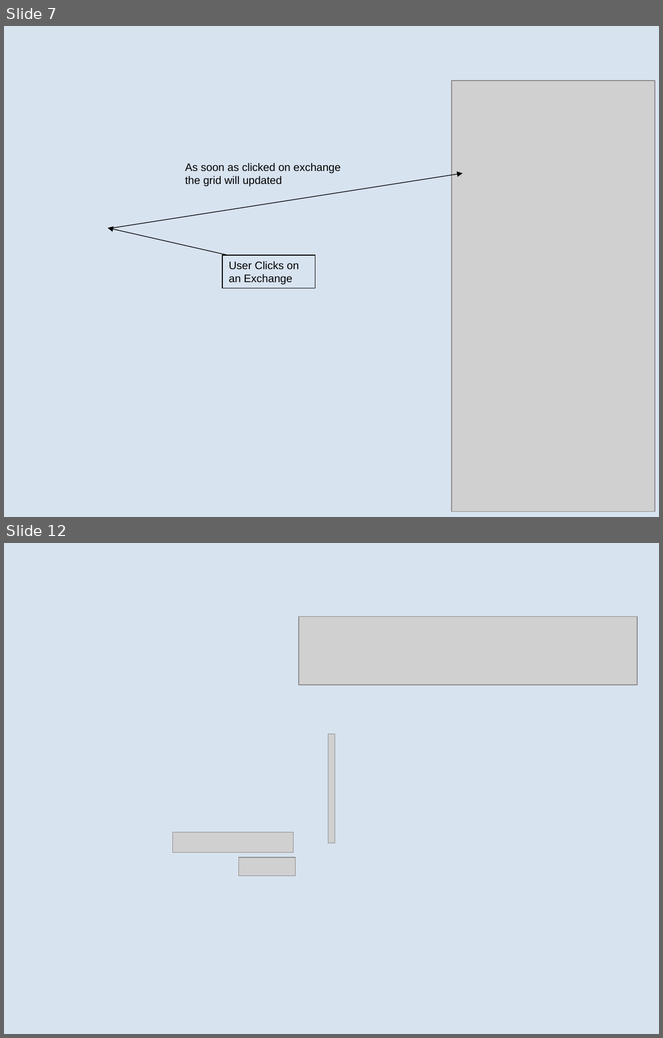
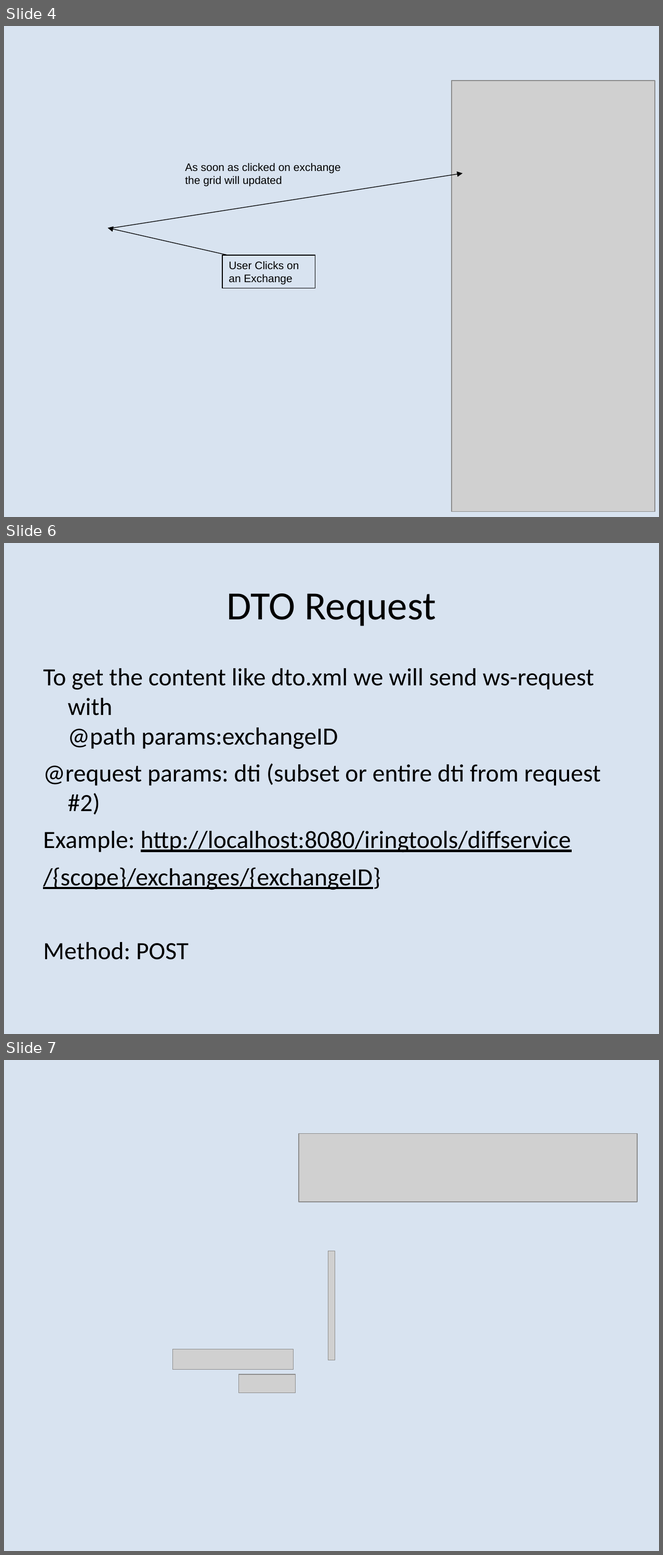
Before and after one commit to heyena/iring-tools, a slide deck: trunk/iRINGTools.ESB/documents/Sprint 2 User Stories.1.0.ppt. Shown one above the other, each under a label of ours: slides 7 and 12 before the commit, slides 4, 6 and 7 after it; the slides between them are not shown. The pictures are 663x1038 and 663x1555 pixels, drawn with LibreOffice and Linux fonts; fonts in the diff are those of the drawing; grey boxes stand for pictures; background and template pictures are left out. Boxes give left, top, right and bottom in pixels: in the first picture for what was removed or moved away, otherwise in the second. Text is boxed around its words. In the diff, an @@ line names an element or a change of style, - is before the commit and + after.

```diff
--- a/trunk/iRINGTools.ESB/documents/Sprint 2 User Stories.1.0.ppt
+++ b/trunk/iRINGTools.ESB/documents/Sprint 2 User Stories.1.0.ppt
@@ slide 6 added at (4, 543, 659, 1034), background #D8E3F0 @@
@@ title added at (227, 593, 436, 626), 44 pt, text #000000 @@
+DTO Request
@@ text added at (43, 668, 601, 960), 27.2 pt, text #000000 @@
+To get the content like dto.xml we will send ws-request with
+@path params:exchangeID
+@request params: dti (subset or entire dti from request #2)
+Example: http://localhost:8080/iringtools/diffservice
+/{scope}/exchanges/{exchangeID}
+Method: POST
@@ what was slide 7 is now slide 4 @@
@@ what was slide 12 is now slide 7 @@
```
Also in this commit, not shown: 5 other slides added, 3 slides removed, 2 other files.
